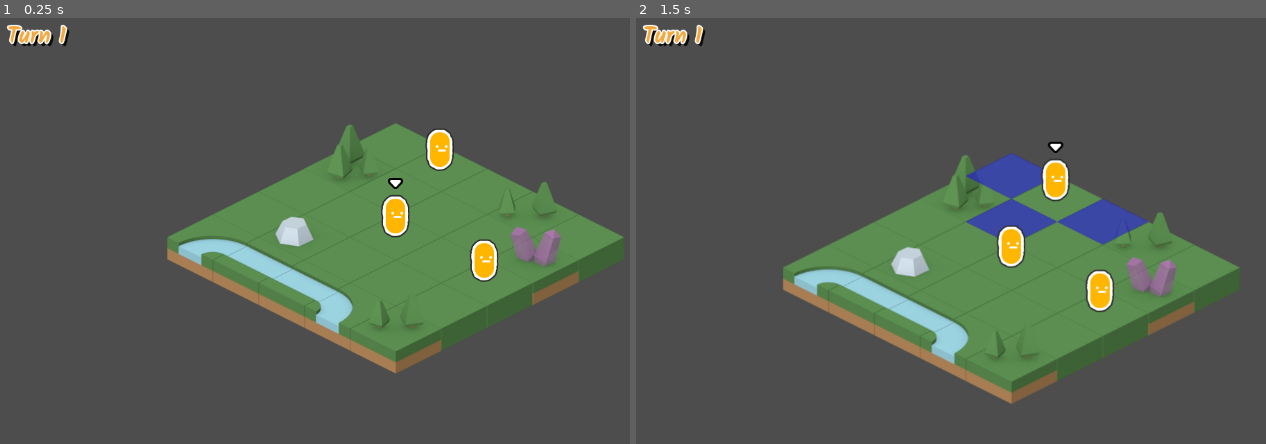
Above: before the commit, frames 1-2 (left to right).
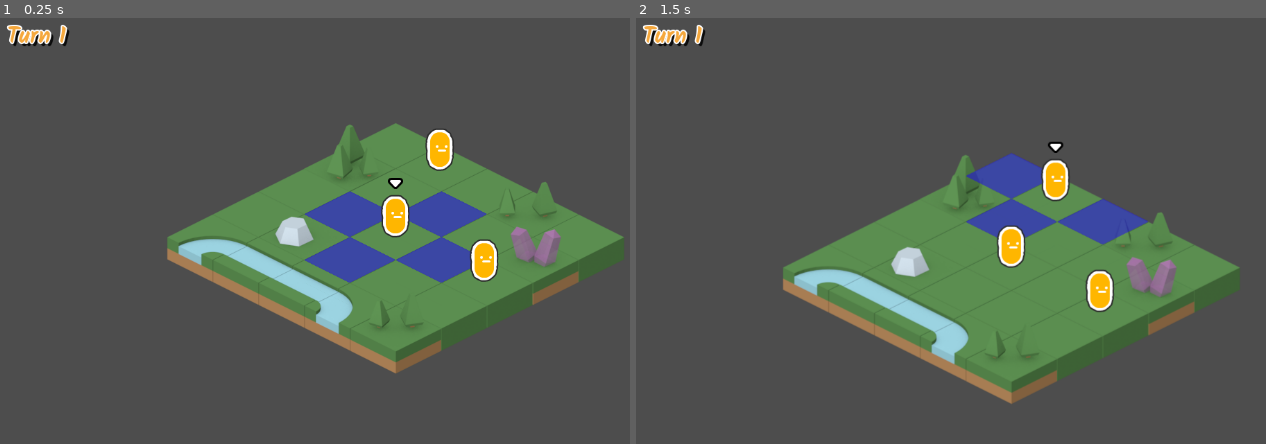
Above: after the commit, the same moments.

Repository: CreatedBySeb/godot-test
Game: Godot game, scene res://scenes/game.tscn
Two runs of this game, one before a commit and one after it. Both use one fixed random seed, a clock stepped at 60 frames per second and the inputs below.
Inputs (mouse positions are in pixels of both pictures, inside the frame that each line leads up to):
- Up to frame 1 (0.25 s): no input
- Up to frame 2 (1.5 s): tap Enter at 0.5 s; move the mouse to (1209, 213) at 0.52 s; click (1209, 213) at 0.6 s; tap Space at 1.25 s; move the mouse to (869, 260) at 1.27 s; tap E (select_next_unit) at 1.35 s

The runs differ from the first frame. In frame 1, 3.1% of the frame differs, in the area x 48-78%, y 40-63%; in frame 2, nothing differs.

Commit message:
Select unit on start

Diff:
--- a/scripts/GameManager.gd
+++ b/scripts/GameManager.gd
@@ -18,7 +18,11 @@
 
 # Called when the node enters the scene tree for the first time.
 func _ready():
-	pass # TODO: need to select_unit for overlay etc., but doing so seems to use the wrong location here
+	# Wait for all the units to have initialised to ensure board is populated correctly
+	for unit in units:
+		await unit.ready
+
+	select_unit(0)
 
 
 # Called every frame. 'delta' is the elapsed time since the previous frame.
